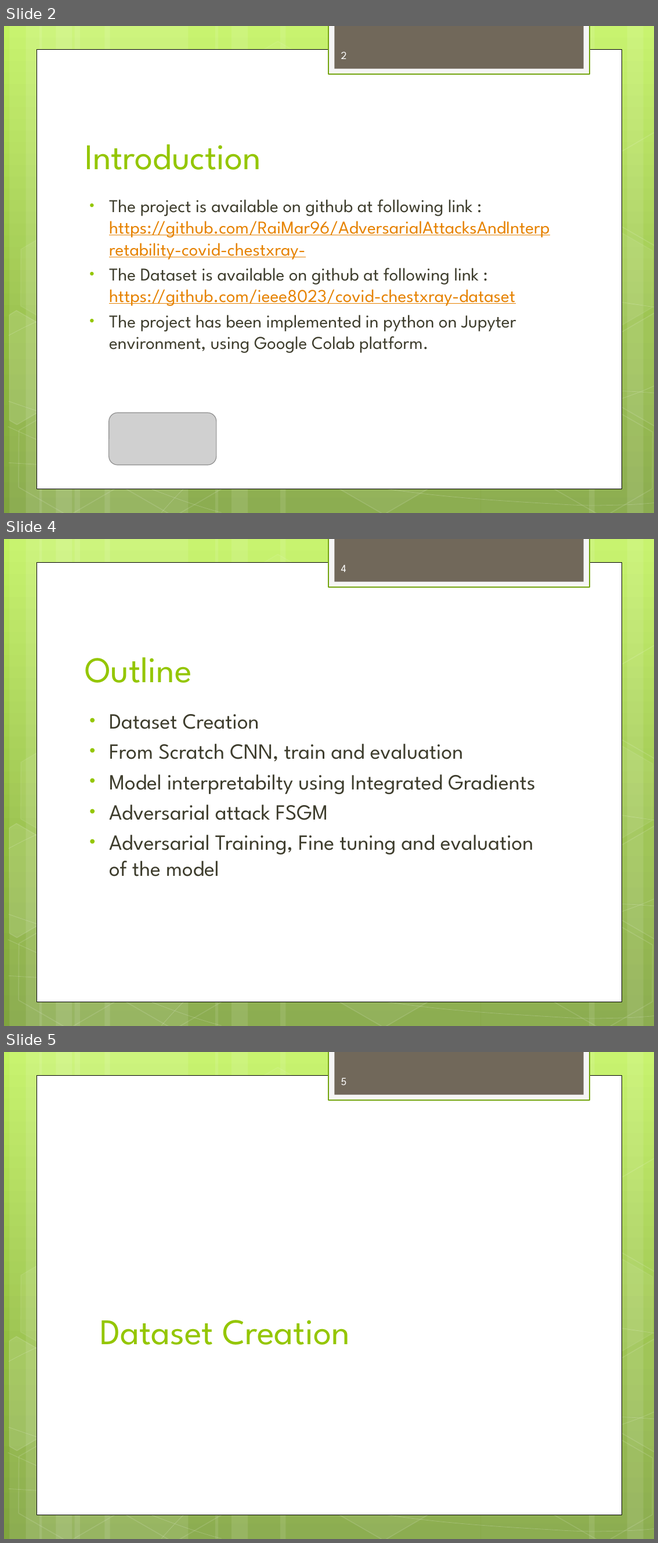
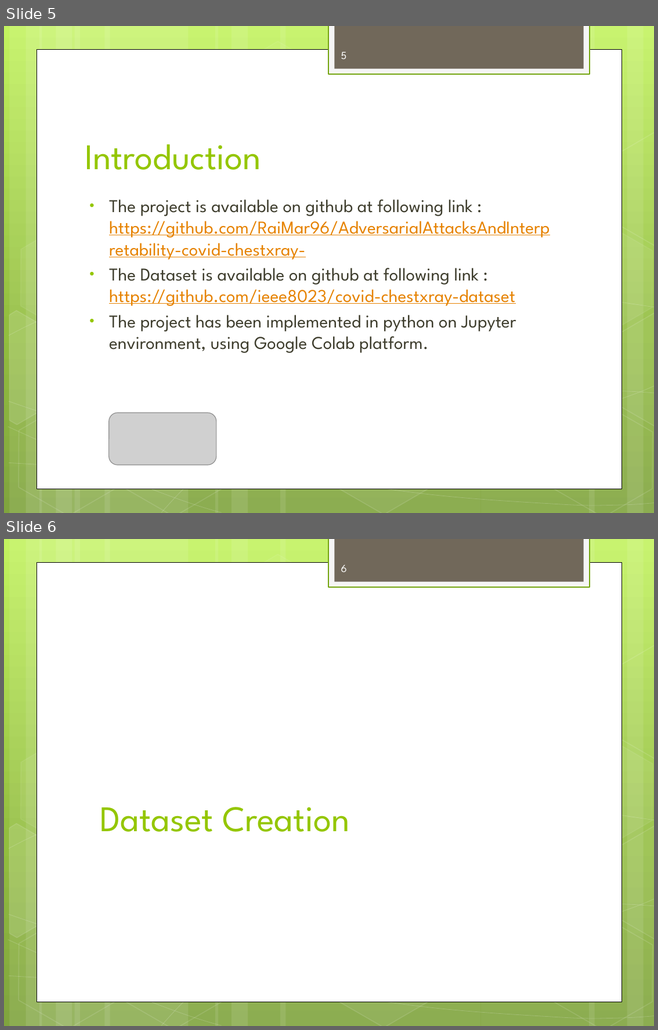
Before and after one commit to RaiMar96/AdversarialAttacksAndInterpretability-covid-chestxray-, a slide deck: docs/ProjectOverview.pptx. Shown one above the other, each under a label of ours: slides 2, 4 and 5 before the commit, slides 5 and 6 after it; the slides between them are not shown. The pictures are 658x1543 and 658x1030 pixels, drawn with LibreOffice and Linux fonts; fonts in the diff are those of the drawing; grey boxes stand for pictures. Boxes give left, top, right and bottom in pixels: in the first picture for what was removed or moved away, otherwise in the second. Text is boxed around its words. In the diff, an @@ line names an element or a change of style, - is before the commit and + after.

```diff
--- a/docs/ProjectOverview.pptx
+++ b/docs/ProjectOverview.pptx
@@ slide 4 removed at box(4, 539, 654, 1026), background gradient #C3F35F to #93BF3F to #81A53E; not listed: 31 template elements that a slide beside it also shows @@
@@ page number removed at box(341, 565, 346, 572) @@
-4
@@ title removed at box(85, 657, 192, 683) @@
-Outline
@@ text removed at box(109, 714, 535, 877) @@
-• Dataset Creation
-• From Scratch CNN, train and evaluation
-• Model interpretabilty using Integrated Gradients
-• Adversarial attack FSGM
-• Adversarial Training, Fine tuning and evaluation of the model
@@ what was slide 2 is now slide 5 @@
@@ page number at box(341, 52, 347, 59): text changed @@
-2
+5
@@ what was slide 5 is now slide 6 @@
@@ page number at box(341, 565, 347, 572): text changed @@
-5
+6
```
Also in this commit, not shown: 6 slides changed, 9 slides added, 2 other slides removed, 2 other files.
